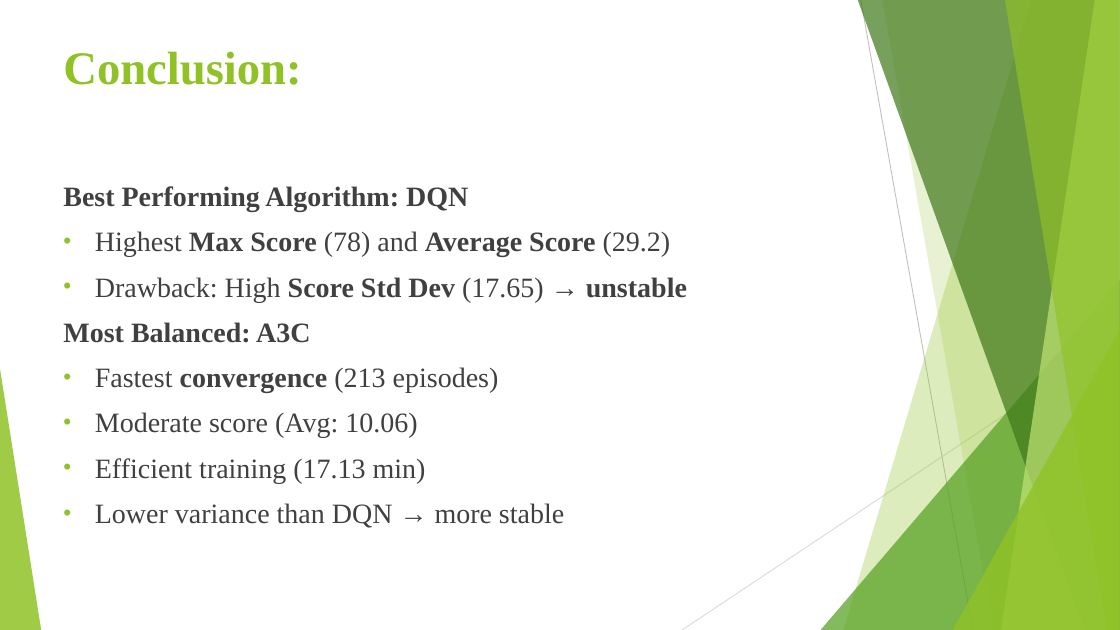
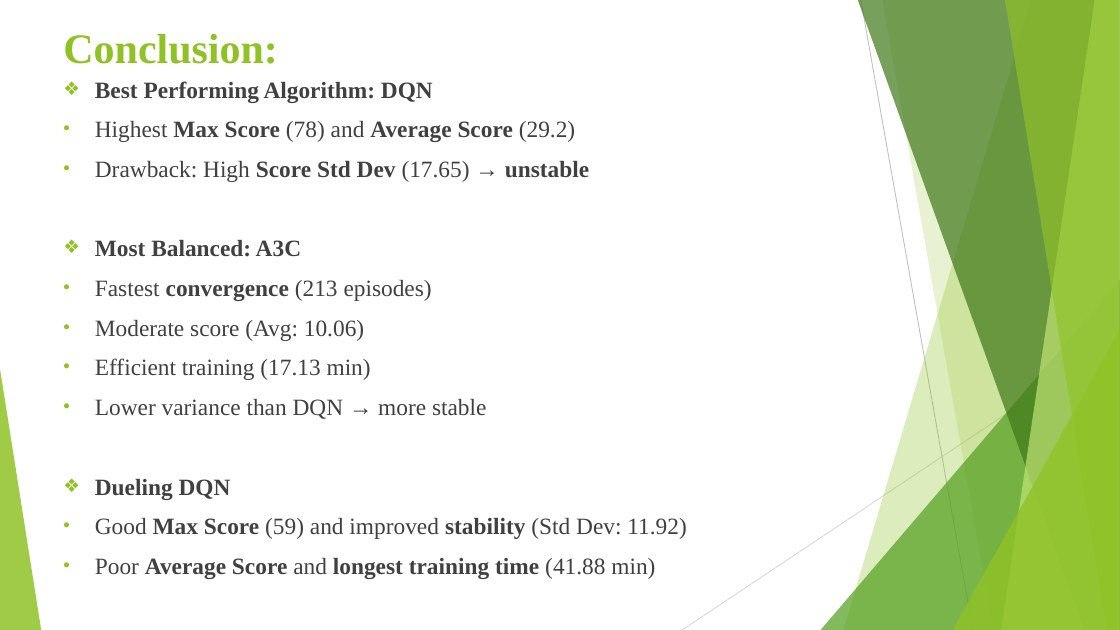
Before and after one commit to Harika2403/Intro-to-AI-Semester-Project, a slide deck: slide 16 of AI Project PPT.pptx (slide 25 before the commit). Drawn at 1120x630 pixels with LibreOffice and Linux fonts; fonts in the diff are those of the drawing. Boxes give left, top, right and bottom in pixels: in the first picture for what was removed or moved away, otherwise in the second. Text is boxed around its words. In the diff, an @@ line names an element or a change of style, - is before the commit and + after.

```diff
--- a/AI Project PPT.pptx
+++ b/AI Project PPT.pptx
@@ title "Conclusion:": place and size @@
-title "Conclusion:" at bbox=[63, 51, 301, 85]
+title "Conclusion:" at bbox=[63, 34, 278, 64]
@@ title "Conclusion:" at bbox=[63, 34, 278, 64]: size 40 to 36 pt @@
@@ text "Best Performing Algorithm: DQN": place and size @@
-text "Best Performing Algorithm: DQN" at bbox=[63, 186, 687, 528]
+text "Best Performing Algorithm: DQN" at bbox=[95, 81, 687, 579]
@@ text at bbox=[95, 81, 589, 419]: size 24 to 20 pt in "Best Performing Algorithm: DQN", "Highest Max Score (78) and Average Score ...", "Drawback: High Score Std Dev (17.65) → ...", "Most Balanced: A3C" and 4 more places; bullet none to ❖ @@
@@ text at bbox=[95, 479, 687, 579]: paragraphs added @@
+❖ Dueling DQN
+• Good Max Score (59) and improved stability (Std Dev: 11.92)
+• Poor Average Score and longest training time (41.88 min)
```
Also in this commit, not shown: 8 other slides changed, 1 slide added, 11 slides removed.
